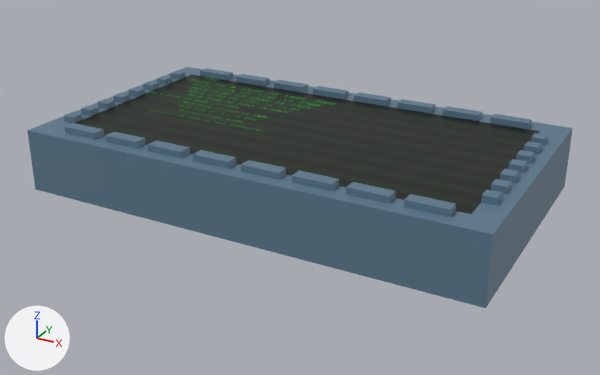
The glTF model dist/Model/flight computer.glb, before and after one commit.
Before and after are seen from a 50 mm camera at (0.37, -0.533, 0.219) aimed at (0.079, -0.004, -0.045). Lighting does not change. The marker at lower left points along +X, +Y and +Z. Where no turn or scale is listed for an object, it has been applied to the vertices.
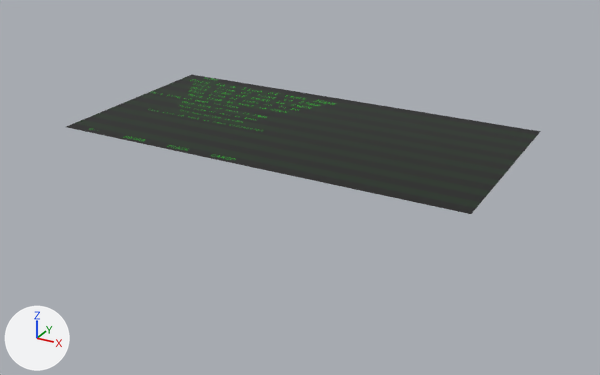
Boxes [x1, y1, x2, y2] around the edits, measured in the pictures (600 x 375 px):
'Plane.002', deleted (blue): before [27, 67, 573, 308]

The change, as a list of edits to the scene's bpy script:
```text
Remove ob_plane_002:
    ob_plane_002 = bpy.data.objects.new('Plane.002', me_plane)
    ob_plane_002.location = (0.0, 0.0, 0.0)
```
